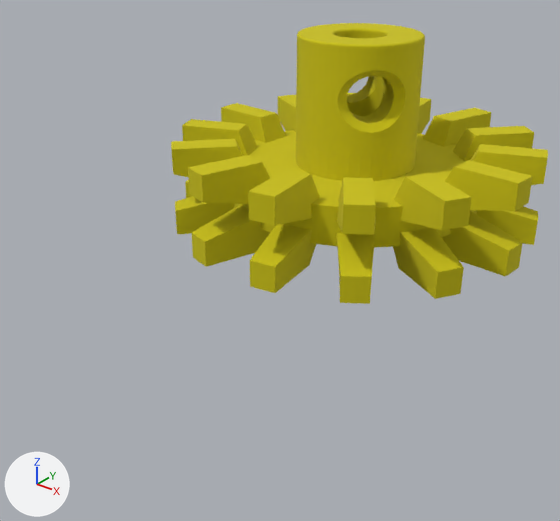
A saved change to the glTF model Multi_Purpose_Gear.glb.
Both versions are drawn from a 50 mm camera at (81.0, -125.2, 62.3) aimed at (6.2, -31.7, 4.3). Every picture has the same lights, and +X, +Y and +Z are marked at lower left. The first picture is the older version.

In view in the first picture: 'defaultobject'.
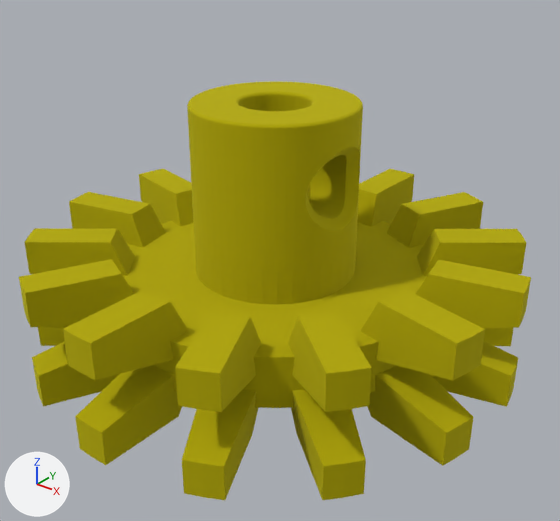
ob_multi_purpose_gear_obj is not drawn itself; it is the parent of ob_defaultobject.

Location of each change, (x1, y1, x2, y2) in pixels of the pictures (560 x 521 px):
```json
{"object": "defaultobject", "change": "surface changed, moved, turned", "before": [171, 23, 548, 304], "after": [19, 82, 531, 500]}
```

The change, as JSON lines over the scene's bpy script:
```json
{"op": "set", "path": "mat_multi_purpose_gear.metallic", "old": "0.0", "new": "0.6"}
{"op": "set", "path": "ob_multi_purpose_gear_obj.location", "old": "(0.0, 0.0, 0.0)", "new": "(15.48, -44.36, -1.475)"}
{"op": "set", "path": "ob_defaultobject.rotation_euler", "old": "(0.0, 0.0, -0.745)", "new": "(0.0, 0.0, 0.0)", "note": "degrees (0, 0, -43) -> degrees (0, 0, 0)"}
```
